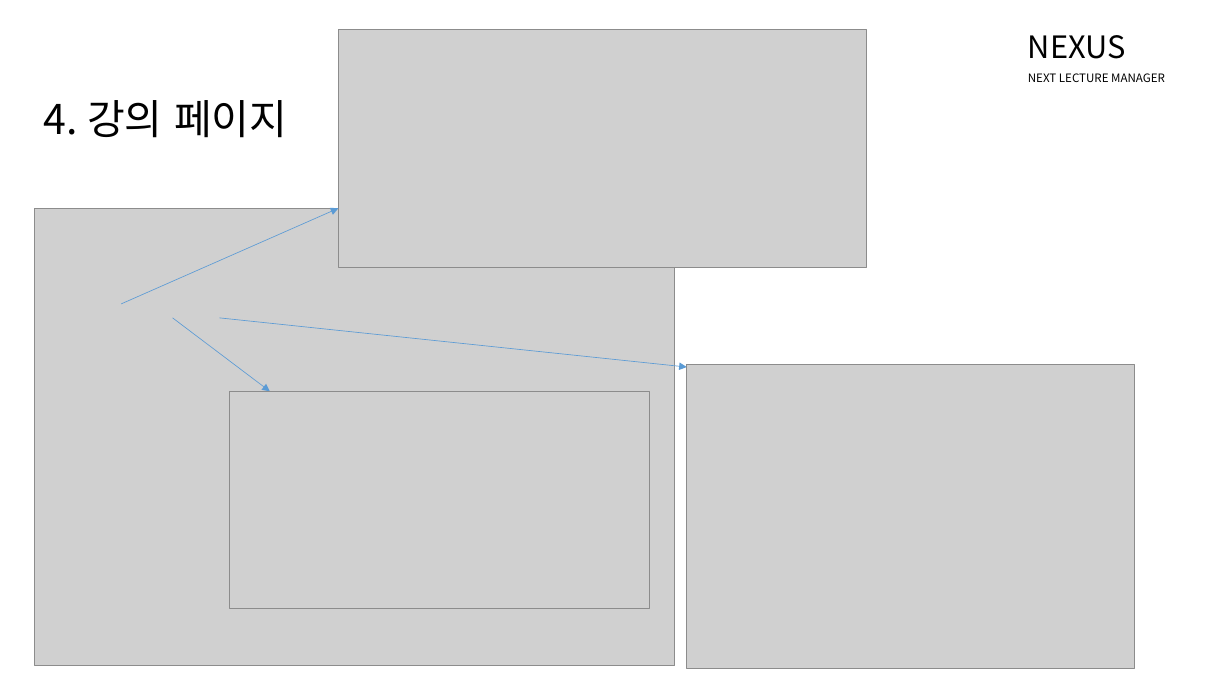
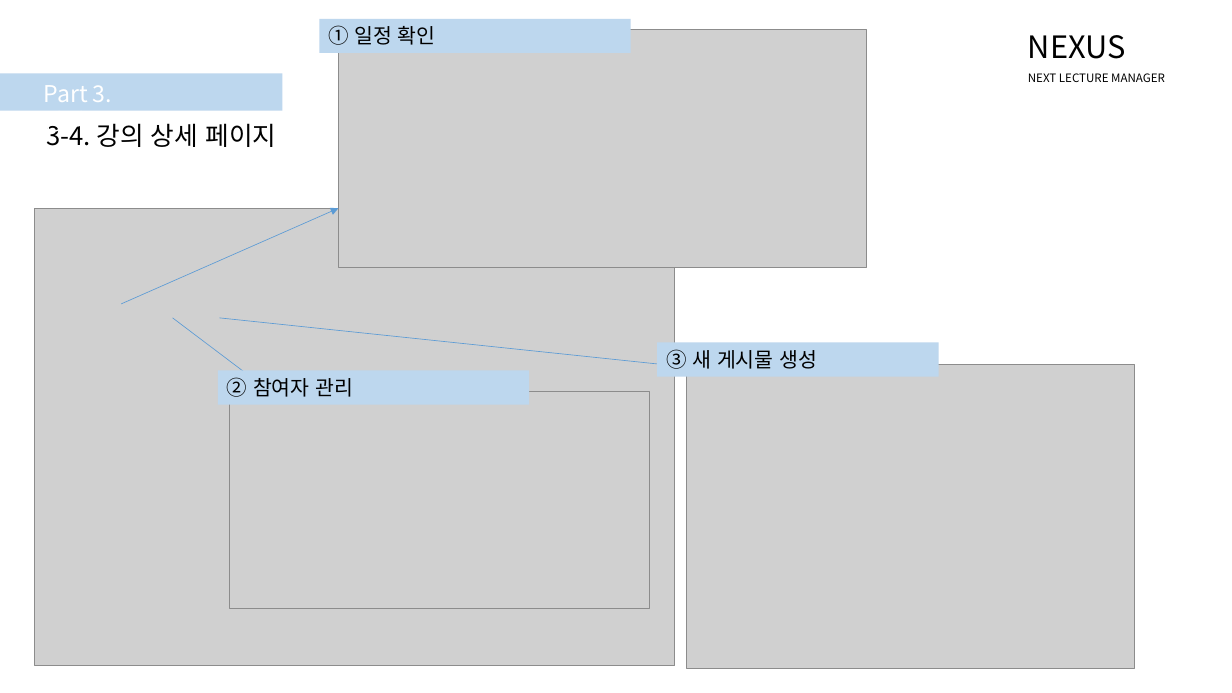
Before and after one commit to NHNNEXT/2015-03-REAL-TUTU, a slide deck: slide 18 of Nexus.pptx (slide 13 before the commit). Drawn at 1232x693 pixels with LibreOffice and Linux fonts; fonts in the diff are those of the drawing; grey boxes stand for pictures. Boxes give left, top, right and bottom in pixels: in the first picture for what was removed or moved away, otherwise in the second. Text is boxed around its words. In the diff, an @@ line names an element or a change of style, - is before the commit and + after.

```diff
--- a/Nexus.pptx
+++ b/Nexus.pptx
@@ rectangle added at <box>320,18,631,53</box>, fill #BDD7EE, 16 pt, text #000000 @@
+① 일정 확인
@@ rectangle added at <box>0,74,282,111</box>, fill #BDD7EE @@
@@ text added at <box>44,85,112,135</box>, 18 pt, text #FFFFFF @@
+Part 3. 강의
@@ text at <box>46,123,276,147</box>: text changed; size 32 to 20 pt @@
-4. 강의 페이지
+3-4. 강의 상세 페이지
@@ rectangle added at <box>657,343,939,377</box>, fill #BDD7EE, 16 pt, text #000000 @@
+③ 새 게시물 생성
@@ rectangle added at <box>218,371,530,405</box>, fill #BDD7EE, 16 pt, text #000000 @@
+② 참여자 관리
```
Also in this commit, not shown: 17 other slides changed, 10 slides added, 2 other files.
